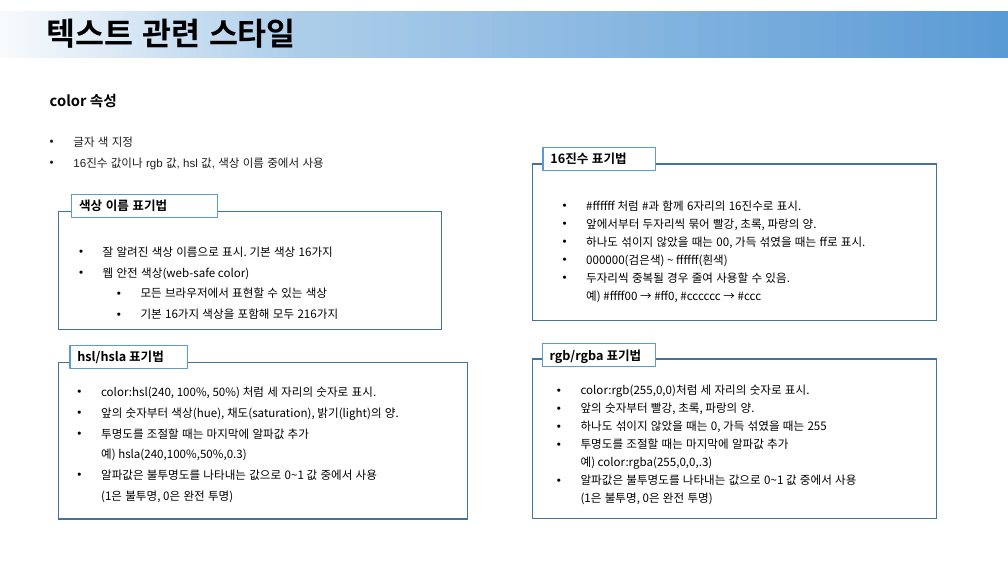
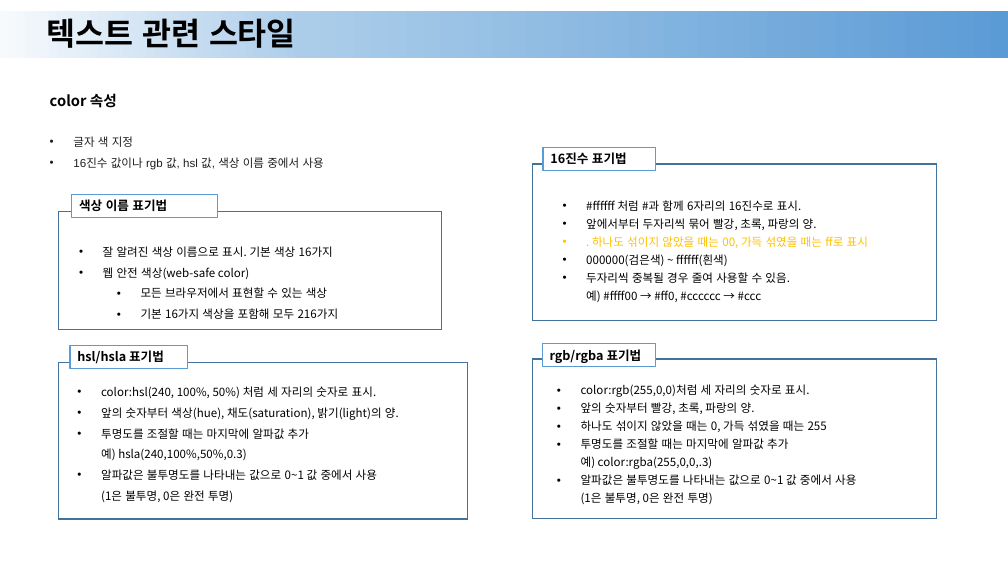
Before and after one commit to Nangnaa/html-css-javascript, a slide deck: slide 6 of HTML/ppt/07.pptx. Drawn at 1008x567 pixels with LibreOffice and Linux fonts; fonts in the diff are those of the drawing. Boxes give left, top, right and bottom in pixels: in the first picture for what was removed or moved away, otherwise in the second. Text is boxed around its words. In the diff, an @@ line names an element or a change of style, - is before the commit and + after.

```diff
--- a/HTML/ppt/07.pptx
+++ b/HTML/ppt/07.pptx
@@ text at box(592, 236, 868, 248): text changed; text colour #000000 to #FFC000 @@
-• 하나도 섞이지 않았을 때는 00, 가득 섞였을 때는 ff로 표시.
+• . 하나도 섞이지 않았을 때는 00, 가득 섞였을 때는 ff로 표시
```
Also in this commit, not shown: 2 other slides changed, 8 other files.
